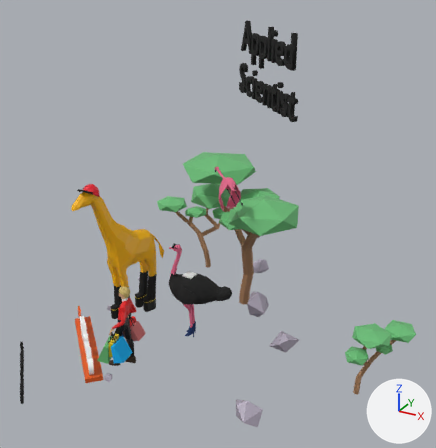
Two versions of the Blender file scenes/safari.blend, one commit apart.
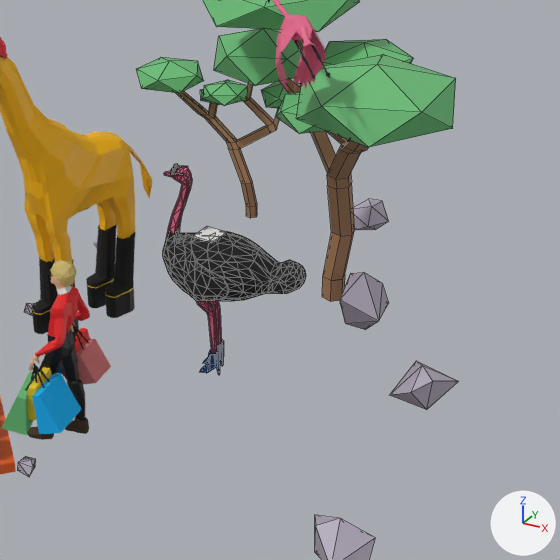
There are two pictures of each version: one whole from a 50 mm lens placed at (7.91, -12.73, 8.08), pointed at (0.83, 0.15, 1.64), one close up on the part from 22% to 79% of the width and 38% to 94% of the height. The lights are fixed; the arrows at lower right show +X, +Y and +Z. The close-ups show mesh edges as thin lines.
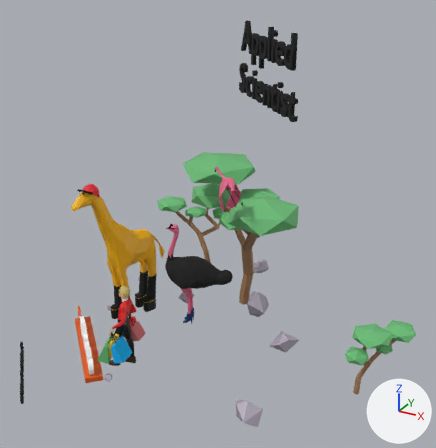
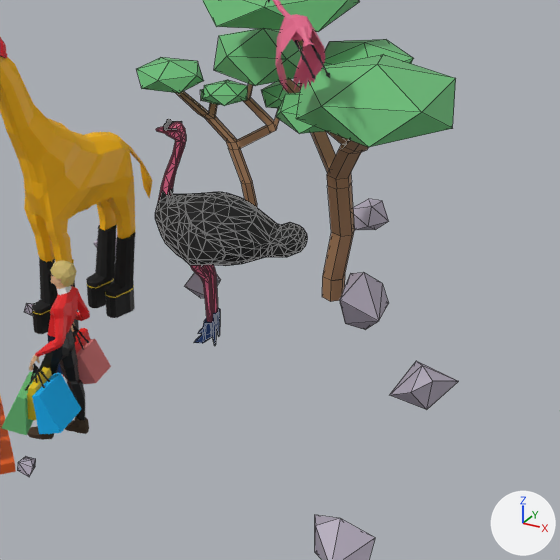
What the commit changed:
Object 'Cylinder.049' (ob_cylinder_049) moves from (0.19, -0.01, -0.41) to (-0.17, 0.51, -0.22).
Object 'Cylinder.049' (ob_cylinder_049) is rescaled from (0.0535, 0.0416, 0.0155) to (0.0586, 0.0455, 0.0169).
Object 'Cube' (ob_cube) is deleted.

Boxes [x1, y1, x2, y2] around the edits, measured in the close-ups (560 x 560 px):
'Cylinder.049', moved, rescaled (6% wider, 8% taller)
    before: [163, 164, 306, 375]
    after: [155, 119, 307, 346]
'Cube', deleted
    before: [193, 226, 227, 244]
